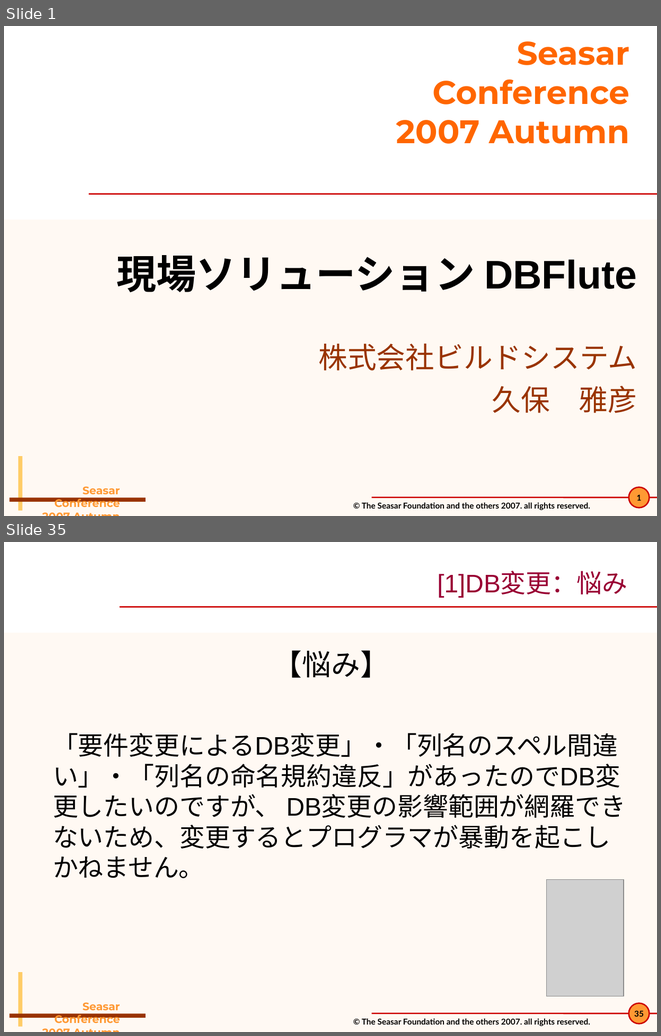
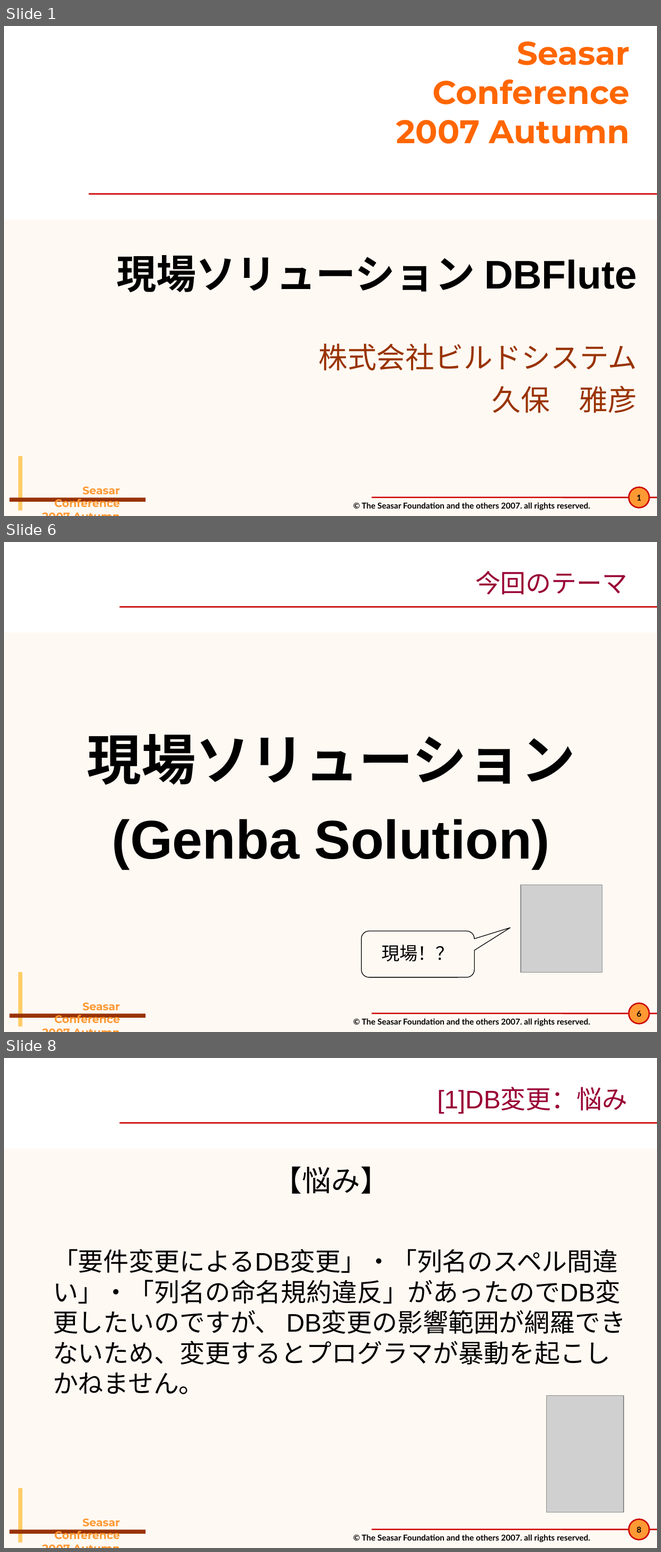
Before and after one commit to seasarorg/dbflute, a slide deck: dbflute/etc/doc/pres/sc2007a_2-DBFlute.ppt. Shown one above the other, each under a label of ours: slides 1 and 35 before the commit, slides 1, 6 and 8 after it; the slides between them are not shown. The pictures are 661x1036 and 661x1552 pixels, drawn with LibreOffice and Linux fonts; fonts in the diff are those of the drawing; grey boxes stand for pictures; background and template pictures are left out. Boxes give left, top, right and bottom in pixels: in the first picture for what was removed or moved away, otherwise in the second. Text is boxed around its words. In the diff, an @@ line names an element or a change of style, - is before the commit and + after.

```diff
--- a/dbflute/etc/doc/pres/sc2007a_2-DBFlute.ppt
+++ b/dbflute/etc/doc/pres/sc2007a_2-DBFlute.ppt
@@ slide 6 added at bbox=[4, 542, 657, 1032], background #FFF9F3; not listed: 8 template elements that a slide beside it also shows @@
@@ title added at bbox=[475, 571, 627, 594], 28 pt, text #990033 @@
+今回のテーマ
@@ text added at bbox=[87, 734, 575, 868], 60 pt, text #000000, bold @@
+現場ソリューション
+(Genba Solution)
@@ picture added at bbox=[521, 885, 602, 972] @@
@@ rounded speech box added at bbox=[361, 930, 474, 977], outline #000000 0.74 pt, 20 pt, text #000000 @@
+現場！？
@@ what was slide 35 is now slide 8 @@
@@ page number at bbox=[637, 1526, 642, 1532]: text changed @@
-35
+8
```
Also in this commit, not shown: 5 slides changed, 5 other slides added, 7 slides removed, 13 other files.
